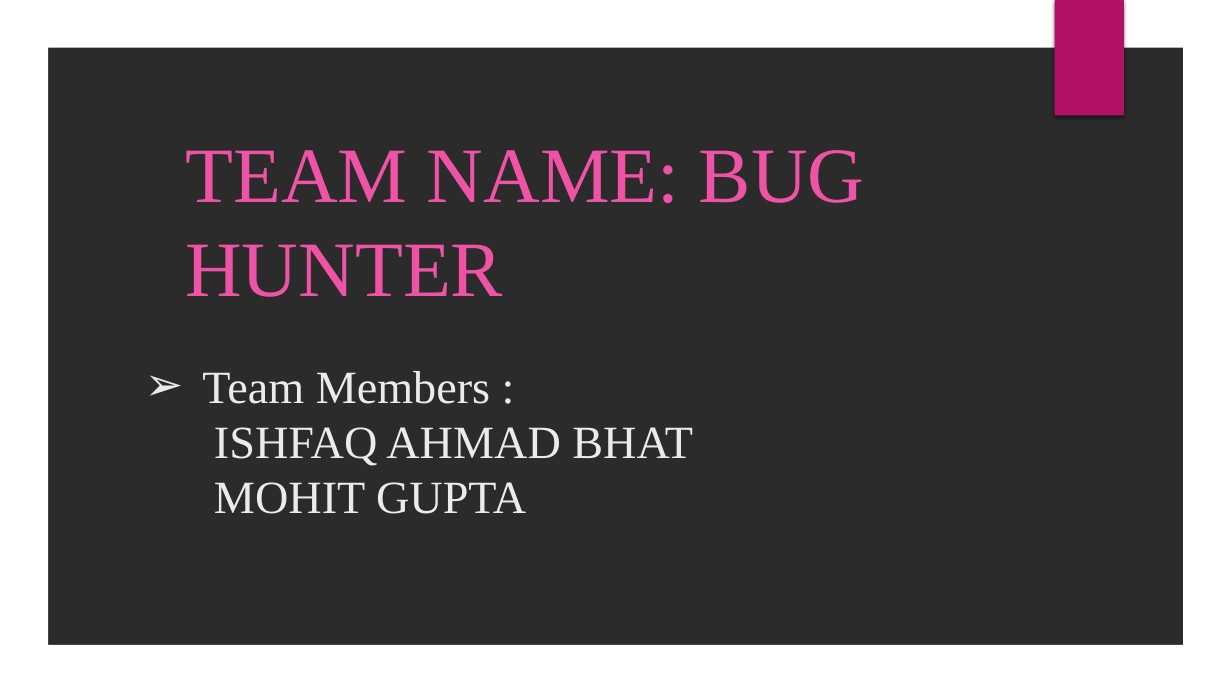
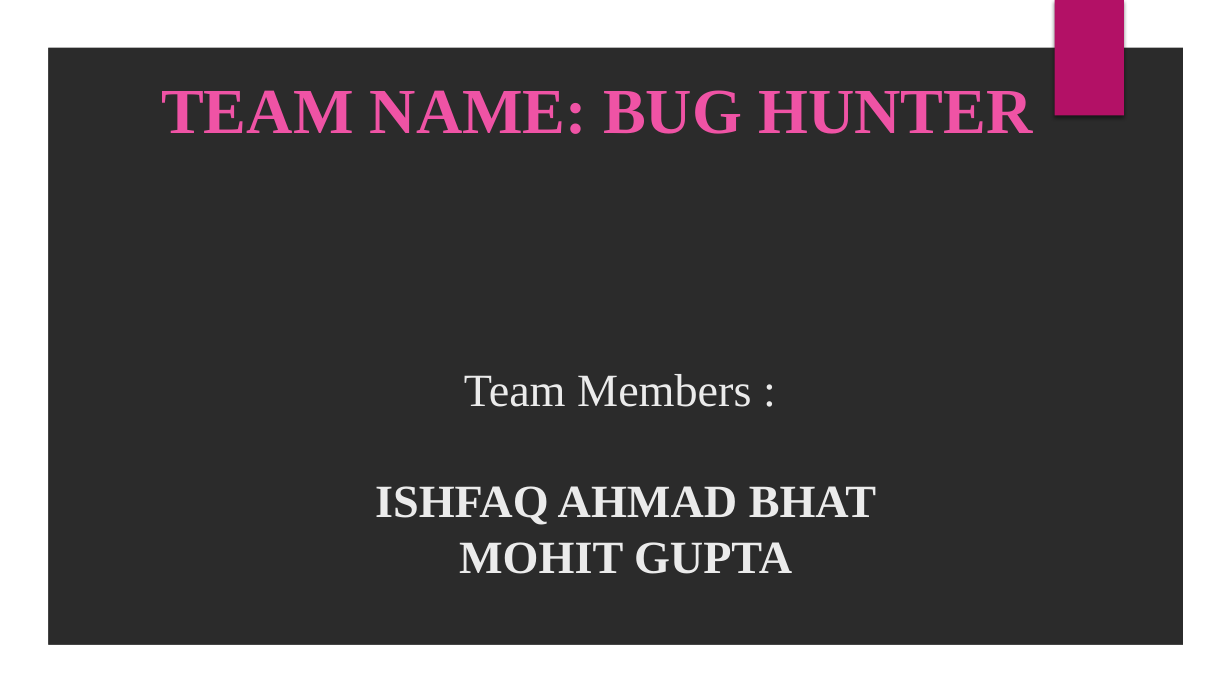
Before and after one commit to Iamishfaq07/help-me-with-my-mood, a slide deck: slide 3 of Chandigarh Group of Colleges,.pptx. Drawn at 1232x693 pixels with LibreOffice and Linux fonts; fonts in the diff are those of the drawing; background and template pictures are left out; a plain dark background stands for a picture behind light text. Boxes give left, top, right and bottom in pixels: in the first picture for what was removed or moved away, otherwise in the second. Text is boxed around its words. In the diff, an @@ line names an element or a change of style, - is before the commit and + after.

```diff
--- a/Chandigarh Group of Colleges,.pptx
+++ b/Chandigarh Group of Colleges,.pptx
@@ subtitle "TEAM NAME: BUG HUNTER": place and size @@
-subtitle "TEAM NAME: BUG HUNTER" at [185, 150, 864, 297]
+subtitle "TEAM NAME: BUG HUNTER" at [161, 90, 1032, 134]
@@ subtitle "TEAM NAME: BUG HUNTER" at [161, 90, 1032, 134]: size 61 to 50 pt, bold on; alignment left to centre @@
@@ title "Team Members : ISHFAQ AHMAD ...": place and size @@
-title "Team Members : ISHFAQ AHMAD ..." at [202, 371, 693, 514]
+title "Team Members : ISHFAQ AHMAD ..." at [375, 374, 876, 574]
@@ title "Team Members : ISHFAQ AHMAD ..." at [375, 374, 876, 574]: bold on in "ISHFAQ AHMAD BHAT MOHIT GUPTA"; alignment left to centre; bullet ➢ to none @@
```
Also in this commit, not shown: 1 other slide changed, 6 slides added, 11 slides removed, 1 other file.
